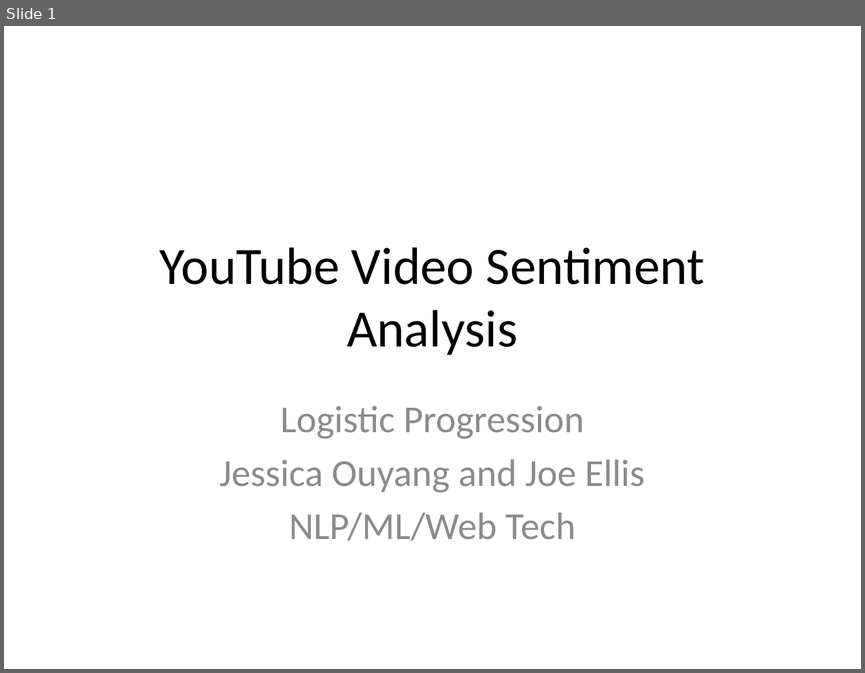
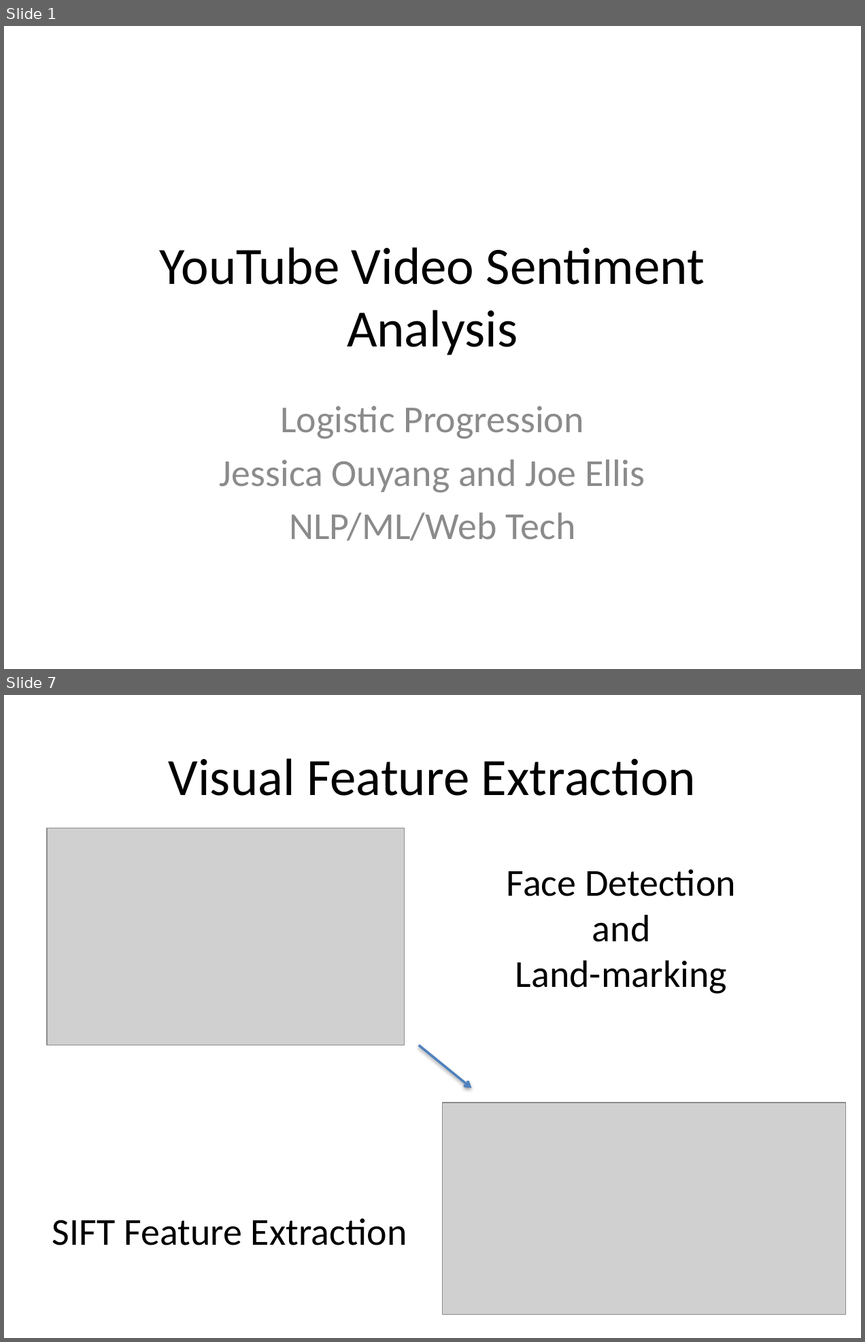
Before and after one commit to jellis505/LogisticProgression, a slide deck: Project/presentation/FinalPres.pptx. Shown one above the other, each under a label of ours: slide 1 before the commit, slides 1 and 7 after it; the slides between them are not shown. The pictures are 865x673 and 865x1342 pixels, drawn with LibreOffice and Linux fonts; fonts in the diff are those of the drawing; grey boxes stand for pictures. Boxes give left, top, right and bottom in pixels: in the first picture for what was removed or moved away, otherwise in the second. Text is boxed around its words. In the diff, an @@ line names an element or a change of style, - is before the commit and + after.

```diff
--- a/Project/presentation/FinalPres.pptx
+++ b/Project/presentation/FinalPres.pptx
@@ slide 7 added at [4, 695, 861, 1338], background #FFFFFF @@
@@ title added at [169, 758, 696, 796], 44 pt, text #000000 @@
+Visual Feature Extraction
@@ picture added at [47, 828, 404, 1045] @@
@@ text added at [507, 869, 736, 994], 32 pt, text #000000 @@
+Face Detection
+and
+Land-marking
@@ arrow added from (419, 1045) to (471, 1087), #4F81BD 2 pt @@
@@ picture added at [442, 1102, 845, 1314] @@
@@ text added at [52, 1218, 407, 1245], 32 pt, text #000000 @@
+SIFT Feature Extraction
```
Also in this commit, not shown: 7 other slides added.
